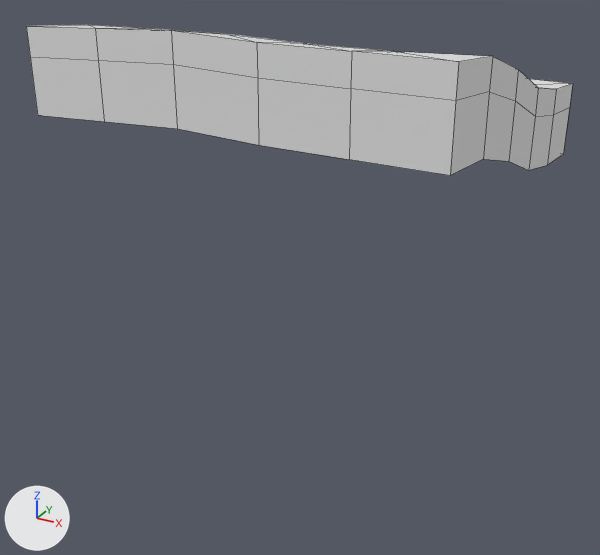
What one commit did to the FBX model ZombieSurvival/Assets/polyperfect/Low Poly Ultimate Pack/T/- Meshes_T/Terrains_T/Worlds_T/terrain-world-slope1.fbx.
The view is the same before and after, from a 50 mm camera at (28.7, -56.7, 12.9) aimed at (-1.3, -2.0, -14.4). Lighting does not change. The marker at lower left points along +X, +Y and +Z. Mesh edges are drawn as thin lines. Where no turn or scale is listed for an object, it has been applied to the vertices.

Script lines for the objects in view, before the commit:
```python
me_terrain_world_slope1 = bpy.data.meshes.new('terrain-world-slope1')
me_terrain_world_slope1.from_pydata(...)  # 76 vertices, 90 faces; spans x -15.0..15.0, y -15.0..15.0, z -6.0..6.5
me_terrain_world_slope1.materials.append(mat_lowpoly_colors)  # white #e7e7e7
# before: 56 (-15.0, -3.0, -2.2), 57 (-15.0, 3.0, -4.3), 58 (-15.0, -15.0, 0.0) at pixel (37, 115), 59 (15.0, 15.0, -6.0) at pixel (563, 154), 60 (15.0, -9.0, -0.6) at pixel (483, 159)
# before: 61 (15.0, -3.0, -2.2) at pixel (508, 161), 62 (15.0, 3.0, -4.3) at pixel (528, 170), 63 (15.0, 9.0, -5.4) at pixel (547, 165), 64 (9.0, 15.0, -5.9), 65 (3.0, 15.0, -5.9)
# before: 66 (-3.0, 15.0, -5.5), 67 (-9.0, 15.0, -5.8), 68 (15.0, -15.0, 0.0) at pixel (450, 175), 69 (-9.0, -15.0, 0.2) at pixel (104, 121), 70 (-3.0, -15.0, 0.5) at pixel (177, 128)
# before: 71 (3.0, -15.0, 0.1) at pixel (258, 145), 72 (9.0, -15.0, 0.1) at pixel (349, 159), 73 (-15.0, 15.0, -6.0), 74 (-15.0, -9.0, -0.6), 75 (-15.0, 9.0, -5.4)
ob_terrain_world_slope1 = bpy.data.objects.new('terrain-world-slope1', me_terrain_world_slope1)
ob_terrain_world_slope1.location = (0.0, 0.0, 0.0)
```
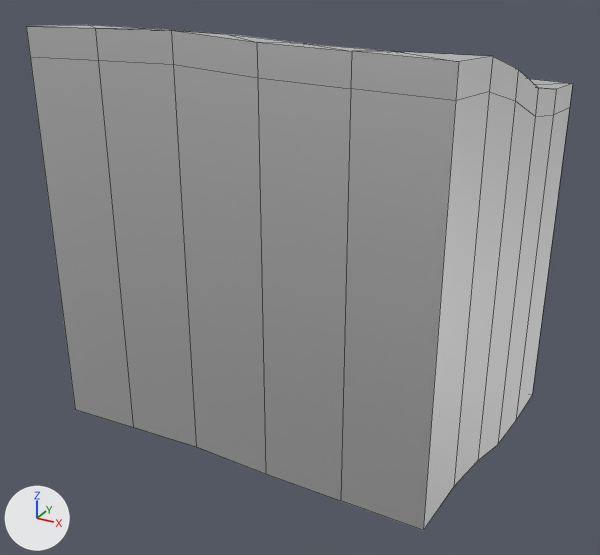
The change, as a list of edits to the scene's bpy script:
```text
Add mat_lowpoly_colors_031:
    mat_lowpoly_colors_031 = principled_material('LOWPOLY-COLORS.031')
    mat_lowpoly_colors_031.base_color = (0.8, 0.8, 0.8)  # white #e7e7e7
    mat_lowpoly_colors_031.metallic = 1.0
    mat_lowpoly_colors_031.roughness = 0.553
Change me_terrain_world_slope1:
    where me_terrain_world_slope1.from_pydata(...)  # 76 vertices, 90 faces; spans x -15.0..15.0, y -15.0..15.0, z -6.0..6.5
    used by ob_terrain_world_slope1; location = (0.0, 0.0, 0.0)
    remove me_terrain_world_slope1.materials.append(mat_lowpoly_colors)  # white #e7e7e7
    me_terrain_world_slope1 part 1
    add for i in [*range(56, 76)]: me_terrain_world_slope1.vertices[i].co += Vector((0.0, 0.0, -24.0))
    add me_terrain_world_slope1.materials.append(mat_lowpoly_colors_031)  # white #e7e7e7
```

Location of each change, [x1, y1, x2, y2] in pixels of the pictures (600 x 555 px; the box of a moved part takes in the faces that stretch with it):
'terrain-world-slope1', recoloured, reshaped (236% taller): before [26, 25, 573, 175]; after [26, 25, 573, 531]
part 1 of me_terrain_world_slope1, moved or reshaped: before [30, 57, 567, 175]; after [30, 57, 567, 531]
